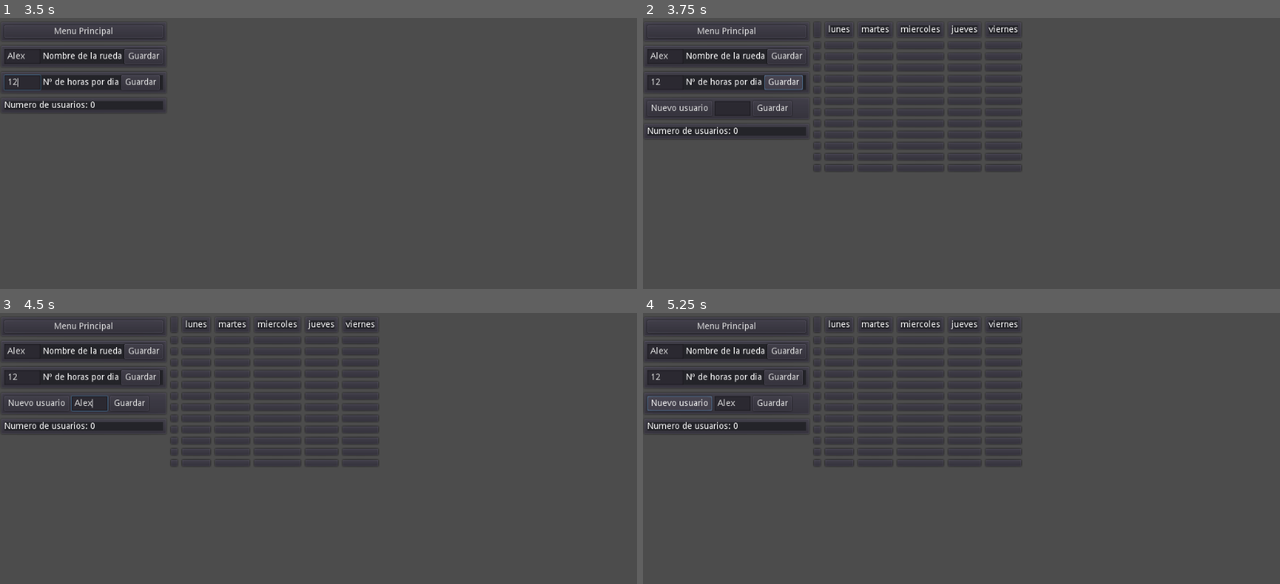
Above: before the commit, frames 1-4 (two rows, left to right).
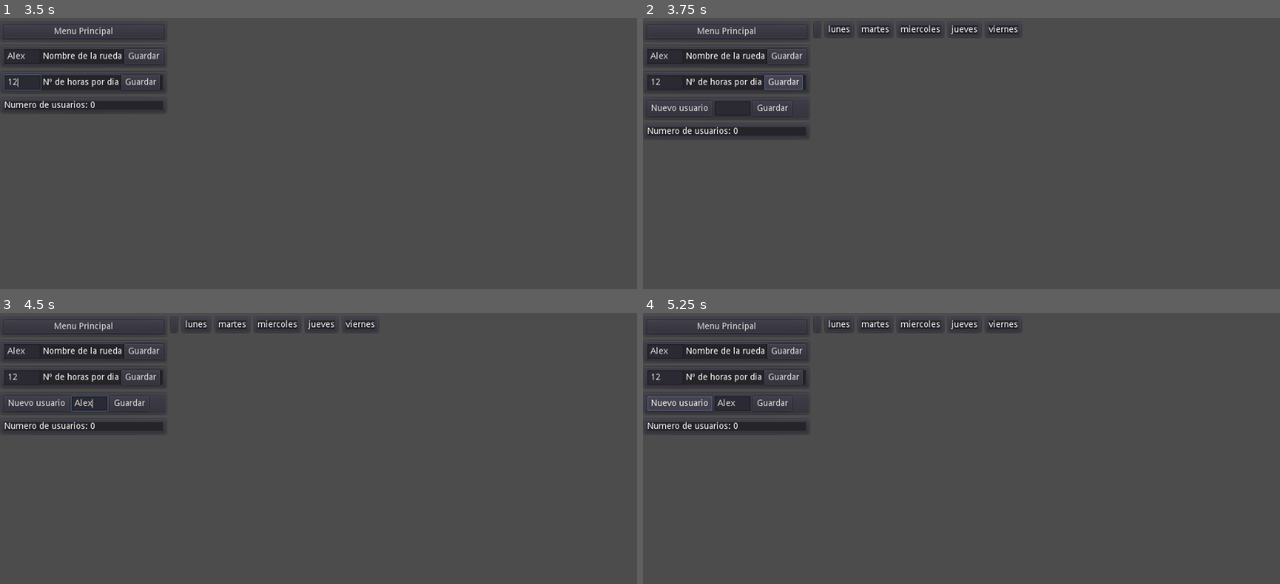
Above: after the commit, the same moments.

Repository: juanantoniogit/Rueda_v1.0
Game: Godot game, scene res://Menu principal/MenuPincipal.tscn
Two runs of this game, one before a commit and one after it. Both use one fixed random seed, a clock stepped at 60 frames per second and the inputs below.
Inputs (mouse positions are in pixels of both pictures, inside the frame that each line leads up to):
- Up to frame 1 (3.5 s): click "Nueva rueda" at 0.5 s; click (25, 55) at 1.27 s; type "Alex" at 1.35 s; click "Guardar" at 2 s; click (25, 83) at 2.77 s; type "12" at 2.85 s
- Up to frame 2 (3.75 s): click "Guardar" at 3.5 s
- Up to frame 3 (4.5 s): click (89, 402) at 4.27 s; type "Alex" at 4.35 s
- Up to frame 4 (5.25 s): click "Nuevo usuario" at 5 s

Frame 1 is identical in both runs. In frame 2, 0.5% of the frame differs, in the area x 26-60%, y 9-57%; in frame 3, 0.5%; in frame 4, 0.5%.
Error after the commit: Parse Error: Variable "i" already defined in the scope (at line 37). (res://Cuadrante/Cuadrante.gd:42)

Commit message:
cuadrante borra el usuario del cuadrante

Diff:
--- a/Cuadrante/Cuadrante.gd
+++ b/Cuadrante/Cuadrante.gd
@@ -1,5 +1,5 @@
 extends Control
-
+onready var botonUsuario = load("res://Configuracion/Boton de usuario/Boton de usuario.tscn").instance()
 onready var preEscenaHora = load("res://Cuadrante/Hora/hora.tscn")
 var usuario = load("res://Cuadrante/Usuario/usuario.tscn")
 var label = "usuario/nombre usuario"
@@ -8,16 +8,18 @@
 
 func _ready():
 	numHoras()
+	botonUsuario.connect("nombreUsuarioBoton",self,"_nombreUser")
 #func _process(delta):
-#	llenaTablaConUser()
 
-
+func _nombreUser():
+	print("!hola")
 #______________________Crea la tabla en funcion del nº de horas
 func numHoras():
 	var numHoras = int(Global.numHoras)
 	for i in numHoras:
 		for a in len(diasSemana):
 			horas(i, a)
+#	___________________Añade nueva hora a cada dia (ready)
 func horas(horas , dia):
 #	__________Añade nueva hora a la columna Lunes
 	var escenaHora = preEscenaHora.instance()
@@ -25,13 +27,75 @@
 	horario.add_child(escenaHora)
 	var newHora = horario.get_child(1 + horas)
 	newHora.set_name("hora0"  + str(horas + 1))
-func ponUserEnHora(hora):
+#______________________Ubica a cada usuario en la tabla
+func llenaTablaConUser(nombre):
+	quitaUserEnHora(nombre)
+
+#_________________________Quita al usuario de otras horas. Si estubiera
+func quitaUserEnHora(nombre):
+	var numHoras = int(Global.numHoras)
+	for i in numHoras:
+		var horas = "HBoxContainer/Lunes/hora0" + str(int(i) + 1) + "/VBoxContainer/"
+		var userPorHora = get_node(horas).get_child_count()
+#		print ("numero usuarios en la hora " + str(int(i) + 1) + ": " + str(userPorHora))
+		if userPorHora >= 1:
+			for i in userPorHora:
+				var userNamePorHora = get_node(horas).get_child(i).name
+				var labelUserPorHora = get_node(str(horas) + str(userNamePorHora) + "/nombre usuario" )
+#				print("hora: " + str(i))
+#				print ("nombre usuario" + str(i) + ": " + str(userNamePorHora))
+				if userNamePorHora == nombre:
+					print("userNamePorHora == nombre")
+					var rutaUsusarioExistente = str(horas) + str(nombre)
+#					print ("ruta usuario existente: " + str(rutaUsusarioExistente))
+					get_node(rutaUsusarioExistente).queue_free()
+
+				if labelUserPorHora.get_text() == nombre:
+					labelUserPorHora.get_parent().queue_free()
+					print("Etiqueta == nombre")
+
+				var regex = RegEx.new()
+				regex.compile("^[a]+$")
+				var result = regex.search(userNamePorHora)
+				print( "result: " + str(result))
+				print( "nombre usuario por hora: " + str(userNamePorHora))
+				if result == null:
+					print("resultado nulo ??")
+				else:
+					print("resultado: " + str(result))
+					pass
+
+
+	ponUserEnHora(nombre)
+
+#___________________________Coloca al usuario en la hora.
+func ponUserEnHora(nombre):
+	var numHora = Global.LunesEntrada[nombre]
+	var horaSelec = "HBoxContainer/Lunes/hora0" + str(numHora) + "/VBoxContainer/"
+	get_node(horaSelec).add_child(usuario.instance())
+	var newUser = str(horaSelec) + str(label)
+	get_node(newUser).set_text(str(nombre))
+	var nodoNombreUsuario = "HBoxContainer/Lunes/hora0" + str(numHora) + "/VBoxContainer/usuario"
+	get_node(nodoNombreUsuario).set_name(str(nombre))
+
+
+
+
+#		print("user x hora: " + str(UserPorHora))
+#			.len(get_children())
+#			if nombreUser == Global.UserNombre[int(i)+1]:
+#		print ("nombre existe")
+#			var nodoUsuario = str(horas) + "usuario/"
+#			var nombreUsuarioLabel = get_node(horas).get_child(0).name
+#			print(str(nodoUsuario) + str(nombreUsuarioLabel))
+
+#		newUser.get_node(label).set_text("Usuarios")
+#		newUser.get_node(coche).hide()
+
+	#	________________________Esta funcion no se usa por ahora
+
 #	_______Añade nuevo usuario a la hora
-	var newUser = hora.get_node("VBoxContainer")
-	newUser.add_child(usuario.instance())
-	newUser.get_node(label).set_text("Usuarios")
-	newUser.get_node(coche).hide()
-func llenaTablaConUser():
-	print ("llena tabla")
-	for i in len(Global.Usuarios):
-		print (Global.LunesEntrada[Global.UserNombre[i+1]])
+#	var newUser = hora.get_node("VBoxContainer")
+#	newUser.add_child(usuario.instance())
+#	newUser.get_node(label).set_text("Usuarios")
+#	newUser.get_node(coche).hide()
--- a/Cuadrante/Cuadrante.tscn
+++ b/Cuadrante/Cuadrante.tscn
@@ -14,6 +14,7 @@
 margin_bottom = 40.0
 
 [node name="ColHorario" type="VBoxContainer" parent="HBoxContainer"]
+editor/display_folded = true
 margin_right = 14.0
 margin_bottom = 40.0
 
@@ -39,6 +40,7 @@
 margin_bottom = 40.0
 
 [node name="Dia" parent="HBoxContainer/Lunes" instance=ExtResource( 2 )]
+editor/display_folded = true
 margin_right = 49.0
 margin_bottom = 28.0
 
@@ -49,6 +51,7 @@
 margin_right = 42.0
 
 [node name="usuario" parent="HBoxContainer/Lunes/Dia/VBoxContainer" index="0" instance=ExtResource( 3 )]
+editor/display_folded = true
 margin_right = 35.0
 
 [node name="nombre usuario" parent="HBoxContainer/Lunes/Dia/VBoxContainer/usuario" index="0"]
@@ -56,6 +59,7 @@
 text = "lunes"
 
 [node name="Martes" type="VBoxContainer" parent="HBoxContainer"]
+editor/display_folded = true
 margin_left = 71.0
 margin_right = 130.0
 margin_bottom = 40.0
Not shown, added: Cuadrante/Hora/imagen coche/coche.png.import
